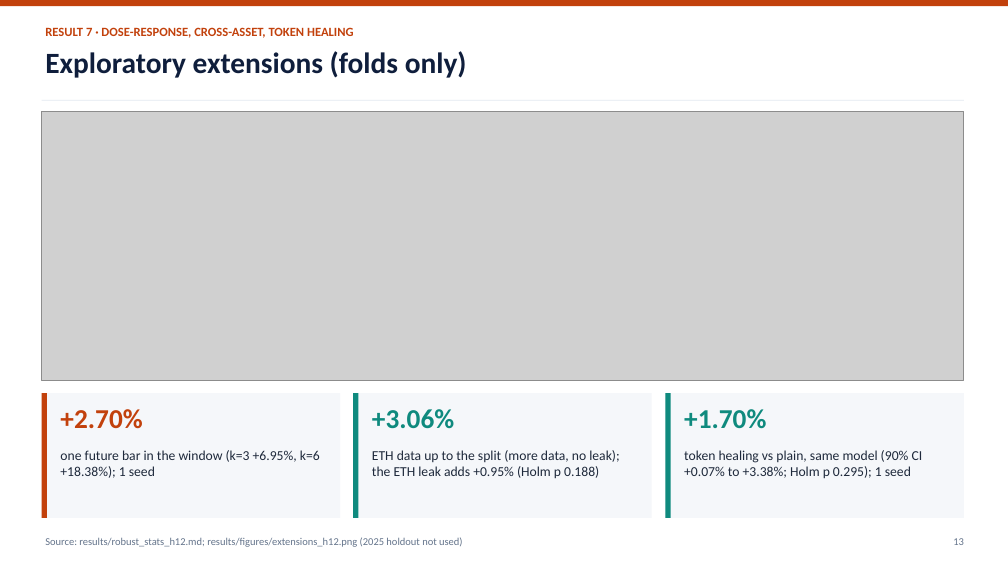
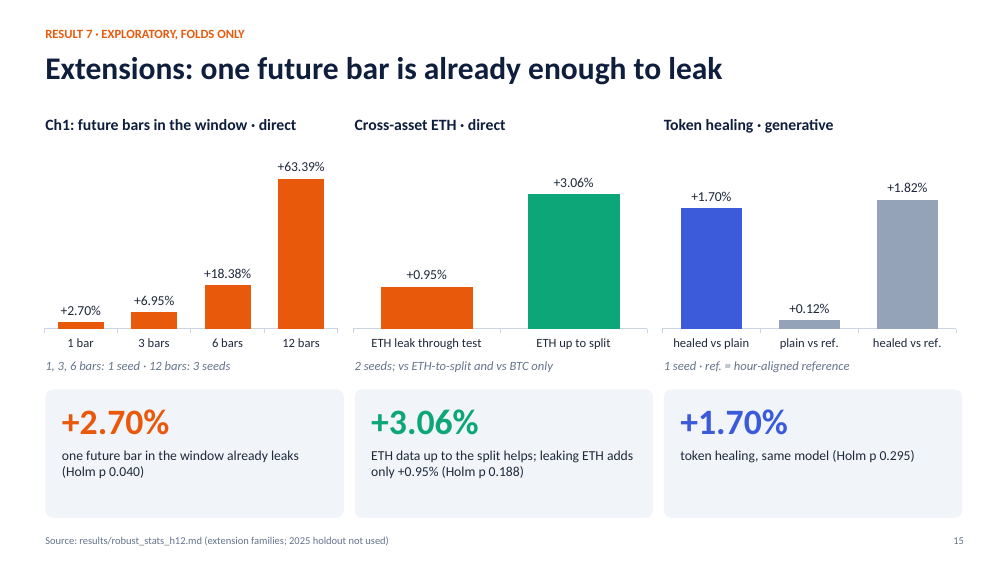
Before and after one commit to devanshjangid2005/causal-vol-tokenizer, a slide deck: slide 15 of presentation/final_presentation.pptx (slide 13 before the commit). Drawn at 1008x567 pixels with LibreOffice and Linux fonts; fonts in the diff are those of the drawing; grey boxes stand for pictures. Boxes give left, top, right and bottom in pixels: in the first picture for what was removed or moved away, otherwise in the second. Text is boxed around its words. In the diff, an @@ line names an element or a change of style, - is before the commit and + after.

```diff
--- a/presentation/final_presentation.pptx
+++ b/presentation/final_presentation.pptx
@@ rectangle removed at box(0, 0, 1008, 6) @@
@@ text at box(45, 29, 245, 40): text changed; size 28 to 12 pt; text colour #0F1E3C to #E8590C @@
-Exploratory extensions (folds only)
+RESULT 7 · EXPLORATORY, FOLDS ONLY
@@ text removed at box(45, 27, 353, 38) @@
-RESULT 7 · DOSE-RESPONSE, CROSS-ASSET, TOKEN HEALING
@@ text added at box(45, 57, 722, 85), 30 pt, text #0F1E3C, bold @@
+Extensions: one future bar is already enough to leak
@@ rectangle removed at box(42, 100, 964, 101) @@
@@ picture removed at box(42, 111, 964, 380) @@
@@ text added at box(45, 119, 297, 130), 15 pt, text #0F1E3C, bold @@
+Ch1: future bars in the window · direct
@@ text added at box(355, 119, 506, 130), 15 pt, text #0F1E3C, bold @@
+Cross-asset ETH · direct
@@ text added at box(664, 119, 834, 133), 15 pt, text #0F1E3C, bold @@
+Token healing · generative
@@ column chart added at box(38, 140, 344, 355) @@
+categories: 1 bar, 3 bars, 6 bars, 12 bars
+Series 1: 2.7, 6.95, 18.38, 63.39
@@ column chart added at box(347, 140, 653, 355) @@
+categories: ETH leak through test, ETH up to split
+Series 1: 0.95, 3.06
@@ column chart added at box(656, 140, 963, 355) @@
+categories: healed vs plain, plain vs ref., healed vs ref.
+Series 1: 1.7, 0.12, 1.82
@@ text added at box(45, 361, 230, 372), 12 pt, text #64748B, italic @@
+1, 3, 6 bars: 1 seed · 12 bars: 3 seeds
@@ rounded rectangle added at box(45, 389, 344, 518), fill #F1F5F9 @@
@@ text added at box(355, 361, 552, 372), 12 pt, text #64748B, italic @@
+2 seeds; vs ETH-to-split and vs BTC only
@@ rounded rectangle added at box(355, 389, 653, 518), fill #F1F5F9 @@
@@ text added at box(664, 361, 850, 372), 12 pt, text #64748B, italic @@
+1 seed · ref. = hour-aligned reference
@@ rounded rectangle added at box(664, 389, 963, 518), fill #F1F5F9 @@
@@ rectangle removed at box(42, 393, 340, 518) @@
@@ rectangle removed at box(42, 393, 47, 518) @@
@@ text "+2.70%" at box(62, 409, 169, 435): size 26 to 34 pt, text colour #C2410C to #E8590C; less space between paragraphs @@
@@ rectangle removed at box(353, 393, 652, 518) @@
@@ rectangle removed at box(353, 393, 358, 518) @@
@@ text "+3.06%" at box(371, 409, 478, 435): size 26 to 34 pt, text colour #0F8A7E to #0CA678; less space between paragraphs @@
@@ rectangle removed at box(665, 393, 964, 518) @@
@@ rectangle removed at box(665, 393, 671, 518) @@
@@ text "+1.70%" at box(680, 409, 787, 435): size 26 to 34 pt, text colour #0F8A7E to #3B5BDB; less space between paragraphs @@
@@ text at box(62, 450, 299, 478): text changed @@
-one future bar in the window (k=3 +6.95%, k=6 +18.38%); 1 seed
+one future bar in the window already leaks (Holm p 0.040)
@@ text at box(371, 450, 633, 479): text changed @@
-ETH data up to the split (more data, no leak); the ETH leak adds +0.95% (Holm p 0.188)
+ETH data up to the split helps; leaking ETH adds only +0.95% (Holm p 0.188)
@@ text at box(680, 450, 915, 463): text changed @@
-token healing vs plain, same model (90% CI +0.07% to +3.38%; Holm p 0.295); 1 seed
+token healing, same model (Holm p 0.295)
@@ text at box(45, 536, 388, 546): text changed @@
-Source: results/robust_stats_h12.md; results/figures/extensions_h12.png (2025 holdout not used)
+Source: results/robust_stats_h12.md (extension families; 2025 holdout not used)
```
Also in this commit, not shown: 5 other slides changed, 12 slides added, 8 slides removed, 25 other files.
